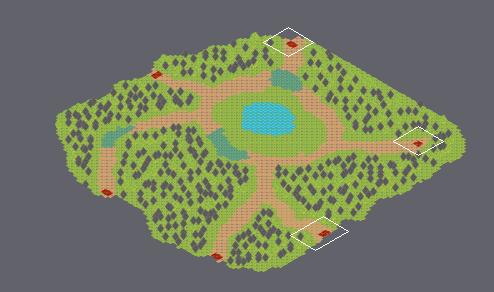
An edit to a level. Tiled map, hcg/resources/maps/maps/mushroom_map_1.tmx. The first picture is a wide view before the edit; the outline marks the close-up.
Close-up. Before the commit:
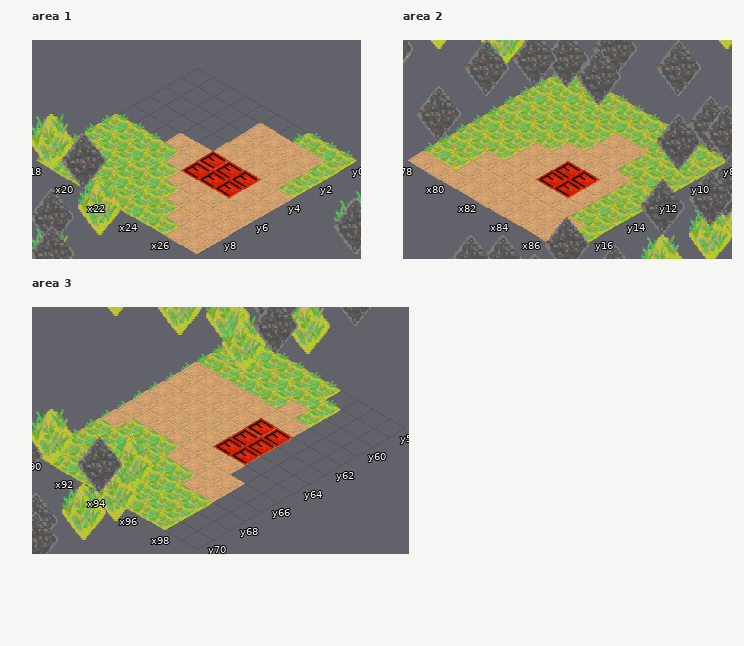
Cells are 55x32 px. Isometric: x runs down to the right, y down to the left. Shown: area 1 x 18..27, y 0..9; area 2 x 78..87, y 8..17; area 3 x 90..99, y 58..70. The commit also changed other parts of the map, which this record leaves out.
Now the later version:
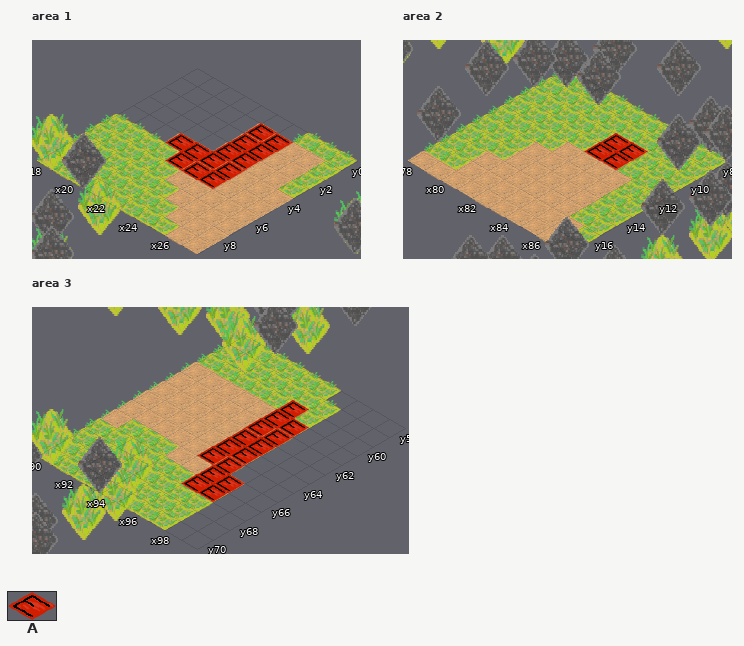
Key: from "exit": A 0.
_ is an empty cell.
Change:
Layer "exit", area 1:
y 1..3: x 23..24 __ -> AA
y 4: x 21..22 __ -> AA
y 5: x 22 _ -> A
Layer "spiky-fungus", area 1:
y 4..5: x 25 A -> _
Layer "exit", area 2:
y 10..11: x 83..84 __ -> AA
Layer "spiky-fungus", area 2:
y 13..14: x 83..84 AA -> __
Layer "exit", area 3:
y 60: x 95 _ -> A
y 61: x 95..96 __ -> AA
y 65: x 95..96 __ -> AA
y 66..67: x 96..97 __ -> AA
